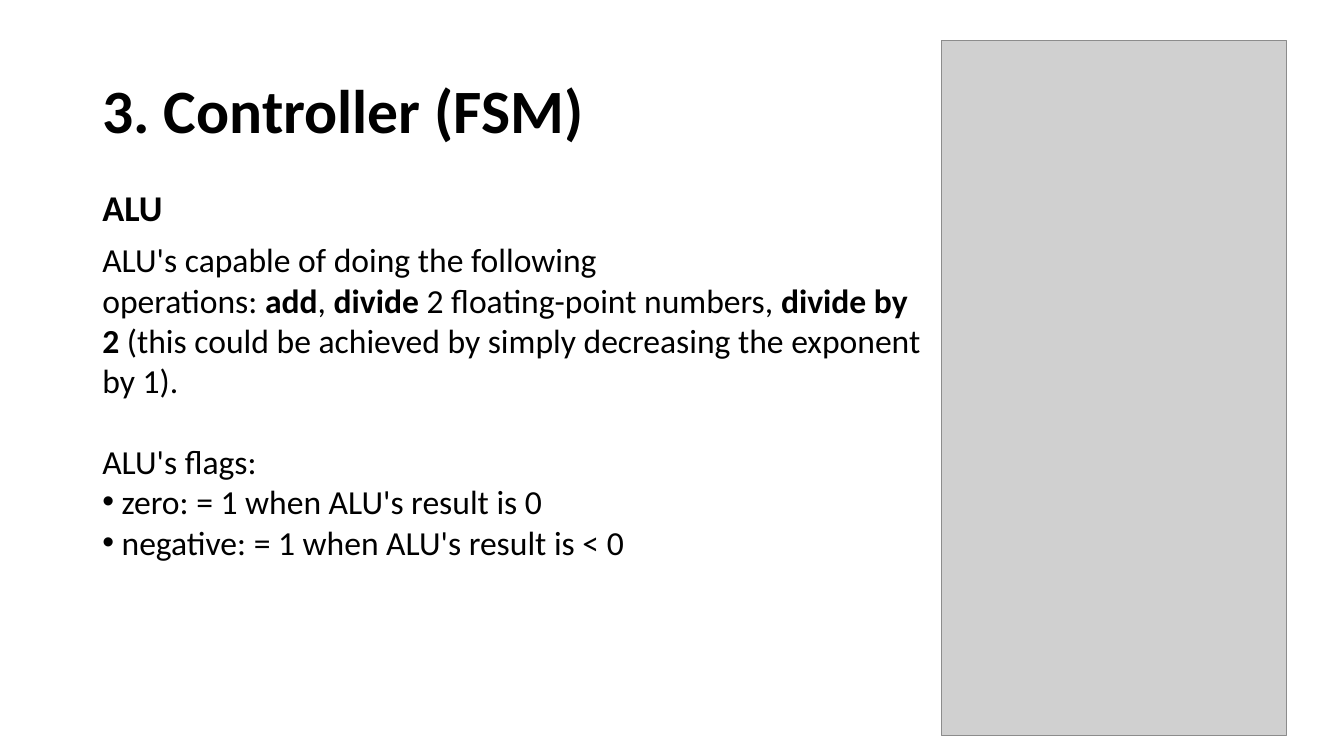
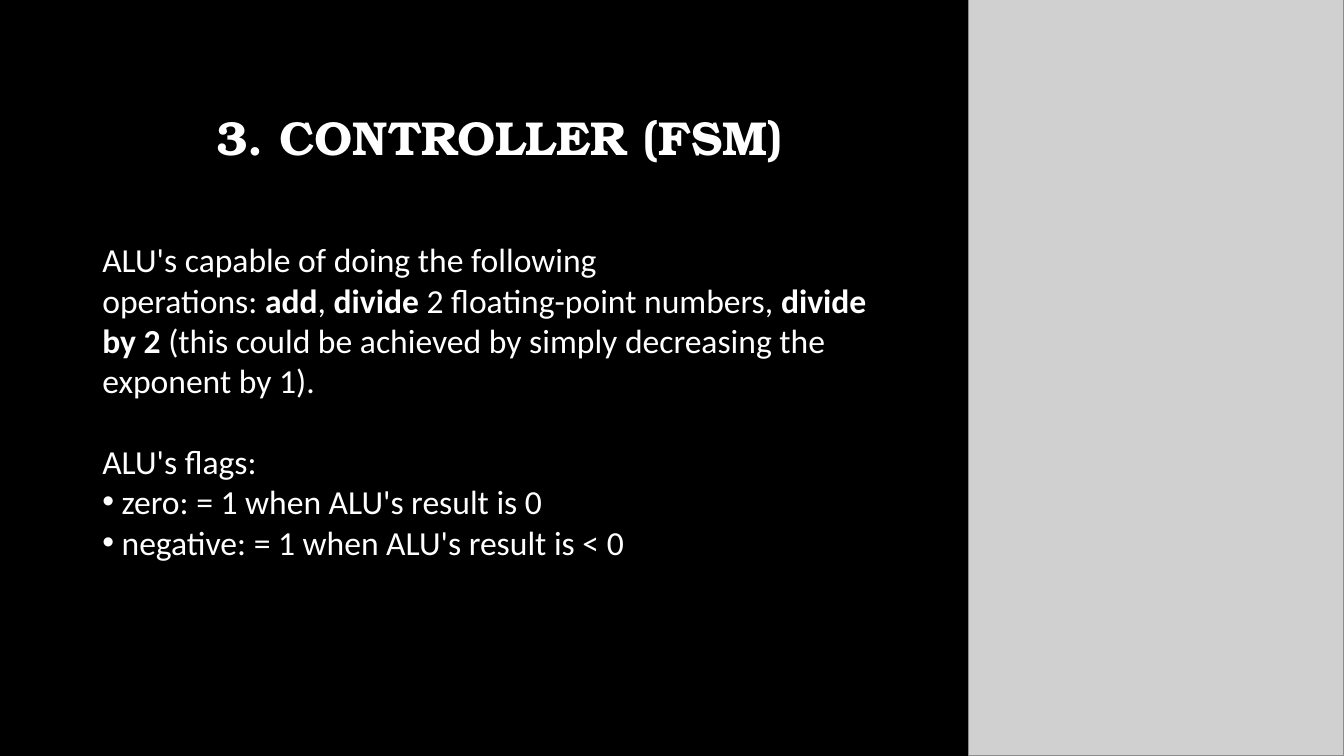
Before and after one commit to hohaicongthuan/Share-To-Other, a slide deck: slide 8 of Group Project/FloatingPointSquareRoot/Floating Point Squareroot.pptx. Drawn at 1344x756 pixels with LibreOffice and Linux fonts; fonts in the diff are those of the drawing; grey boxes stand for pictures; background and template pictures are left out. Boxes give left, top, right and bottom in pixels: in the first picture for what was removed or moved away, otherwise in the second. Text is boxed around its words. In the diff, an @@ line names an element or a change of style, - is before the commit and + after.

```diff
--- a/Group Project/FloatingPointSquareRoot/Floating Point Squareroot.pptx
+++ b/Group Project/FloatingPointSquareRoot/Floating Point Squareroot.pptx
@@ background #FFFFFF to picture (left out) @@
@@ picture: place and size @@
-picture at <box>942,40,1287,736</box>
+picture at <box>969,0,1344,756</box>
@@ title at <box>216,120,783,163</box>: text changed; size 44 to 34 pt; font Calibri to TeX Gyre Bonum; text colour #000000 to #FFFFFF @@
-3. Controller (FSM)
+3. CONTROLLER (FSM)
@@ text removed at <box>102,197,162,222</box> @@
-ALU
@@ text "ALU's capable of doing the ..." at <box>102,248,866,561</box>: text colour #000000 to #FFFFFF @@
```
Also in this commit, not shown: 21 other slides changed, 1 slide added.
